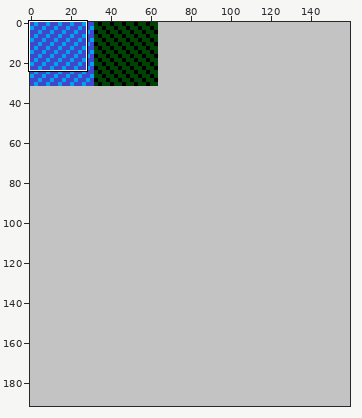
A sprite sheet gets an edit: SpaceIsNear/src/res/tiles1.png. Above: a wide view before the commit, with the close-up outlined.
Close-up. Old version:
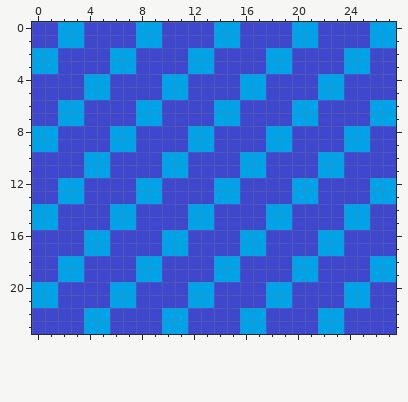
The file is 160x192 pixels. Shown: x 0..27, y 0..23.
After the commit:
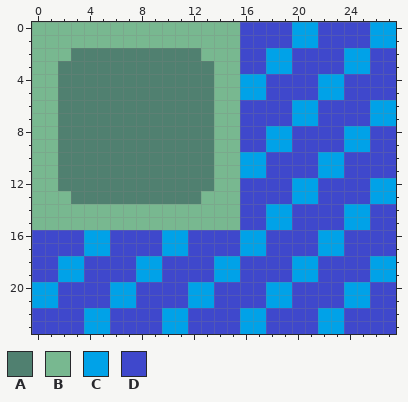
Palette (. is transparent): A #508070  B #78b890  C #00a2e8  D #3f48cc
The edit:
Changed rows in their new state; - is an unchanged pixel.
first column x 0:
 0 BBBBBBBBBBBBBBBB
 1 BBBBBBBBBBBBBBBB
 2 BBBAAAAAAAAAABBB
 3 BBAAAAAAAAAAAABB
 4 BBAAAAAAAAAAAABB
 5 BBAAAAAAAAAAAABB
 6 BBAAAAAAAAAAAABB
 7 BBAAAAAAAAAAAABB
 8 BBAAAAAAAAAAAABB
 9 BBAAAAAAAAAAAABB
10 BBAAAAAAAAAAAABB
11 BBAAAAAAAAAAAABB
12 BBAAAAAAAAAAAABB
13 BBBAAAAAAAAAABBB
14 BBBBBBBBBBBBBBBB
15 BBBBBBBBBBBBBBBB
Changed places in both close-ups, as pixel boxes (x1, y1, x2, y2):
changed: (32, 22, 240, 230)
